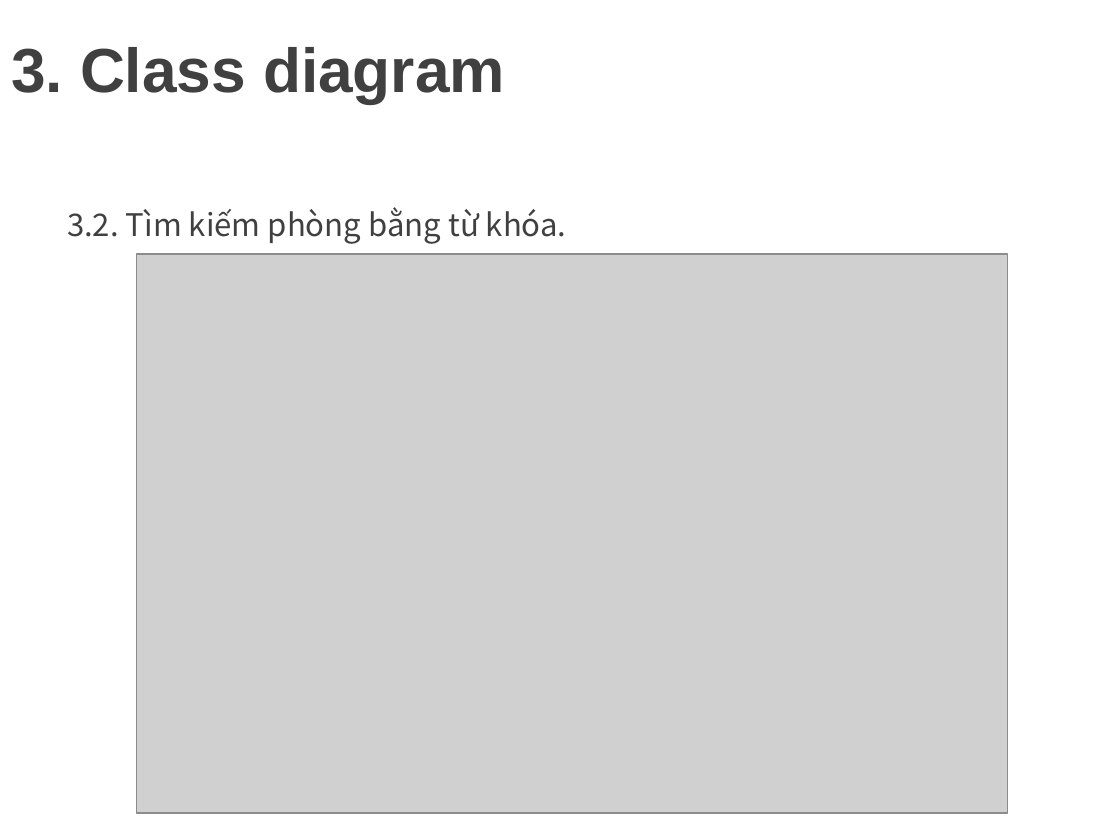
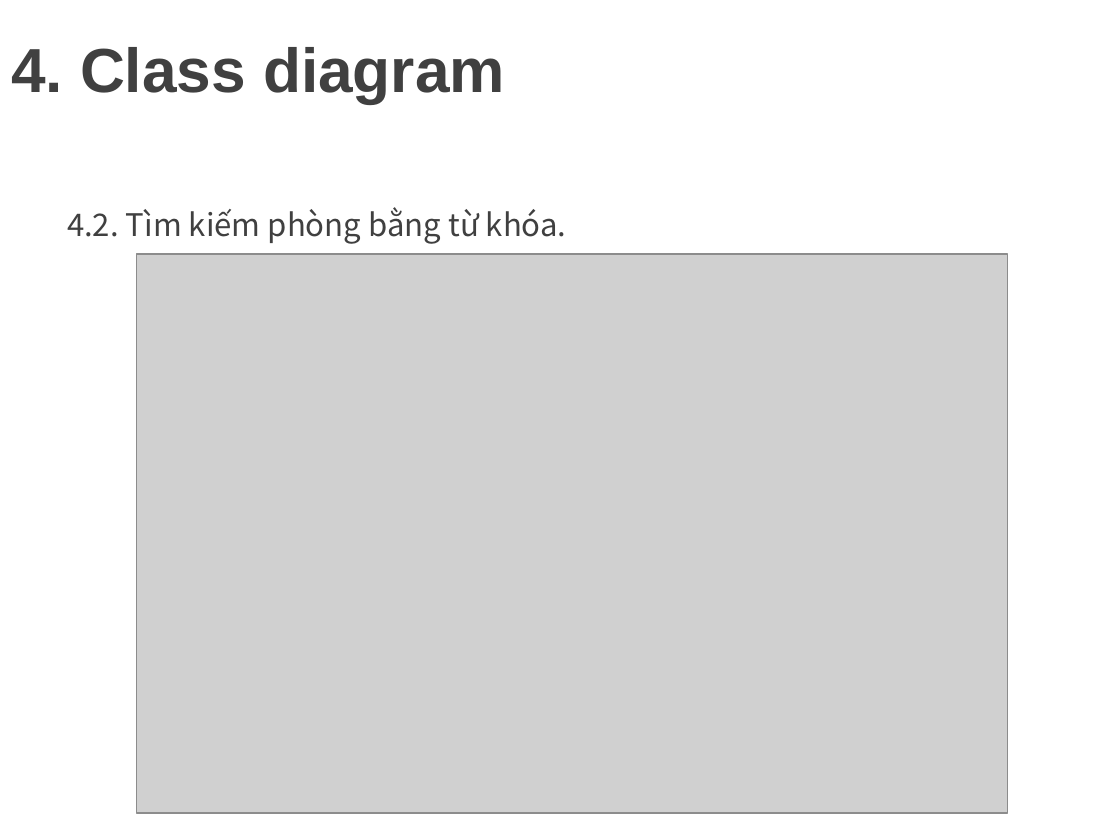
Before and after one commit to minhdat1602/2021_cnpm_group09, a slide deck: slide 20 of document_slide/slide.pptx. Drawn at 1120x840 pixels with LibreOffice and Linux fonts; fonts in the diff are those of the drawing; grey boxes stand for pictures; background and template pictures are left out. Boxes give left, top, right and bottom in pixels: in the first picture for what was removed or moved away, otherwise in the second. Text is boxed around its words. In the diff, an @@ line names an element or a change of style, - is before the commit and + after.

```diff
--- a/document_slide/slide.pptx
+++ b/document_slide/slide.pptx
@@ title at <box>11,47,505,103</box>: text changed @@
-3. Class diagram
+4. Class diagram
@@ text at <box>67,207,567,244</box>: text changed @@
-3.2. Tìm kiếm phòng bằng từ khóa.
+4.2. Tìm kiếm phòng bằng từ khóa.
```
Also in this commit, not shown: 3 other slides changed, 1 other file.
